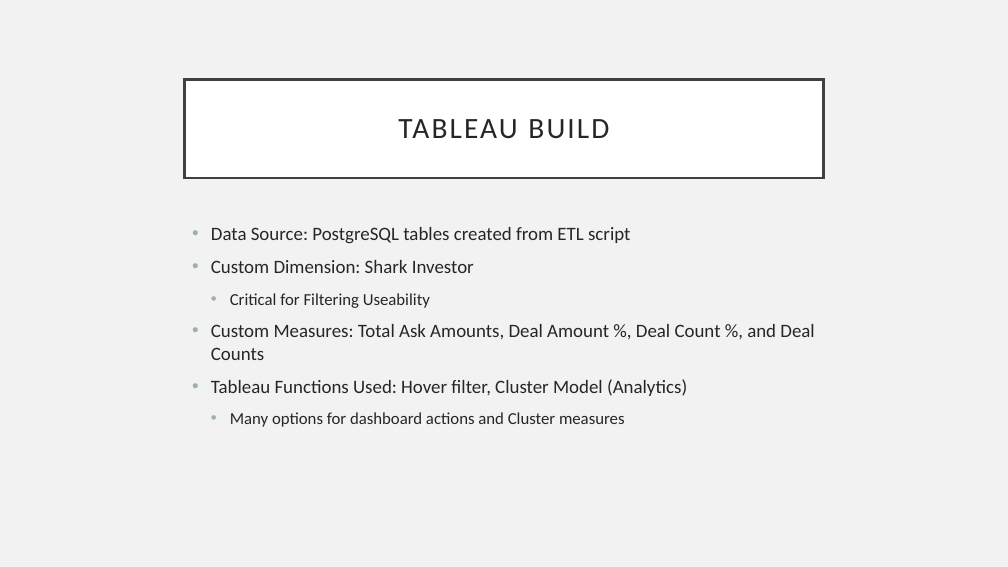
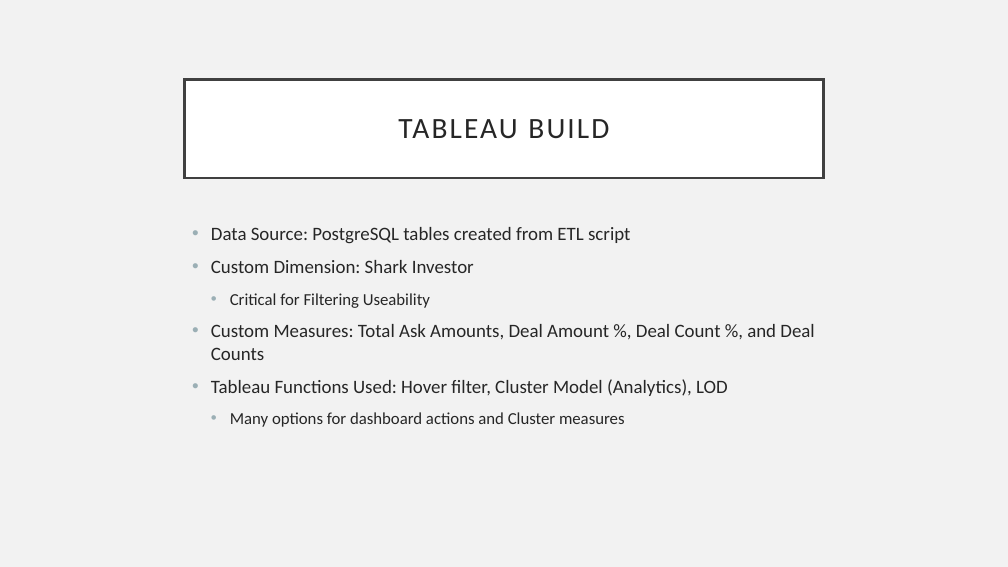
Before and after one commit to j-fair/FinalProject-Sharktank, a slide deck: slide 5 of Final Presentation - Slides v2.pptx. Drawn at 1008x567 pixels with LibreOffice and Linux fonts; fonts in the diff are those of the drawing. Boxes give left, top, right and bottom in pixels: in the first picture for what was removed or moved away, otherwise in the second. Text is boxed around its words. In the diff, an @@ line names an element or a change of style, - is before the commit and + after.

Commit message:
applied LOD to Tableau and finalized slides for DE

```diff
--- a/Final Presentation - Slides v2.pptx
+++ b/Final Presentation - Slides v2.pptx
@@ text at [211, 379, 728, 396]: text changed @@
-• Tableau Functions Used: Hover filter, Cluster Model (Analytics)
+• Tableau Functions Used: Hover filter, Cluster Model (Analytics), LOD
```
Also in this commit, not shown: 1 other slide changed, 1 other file.
